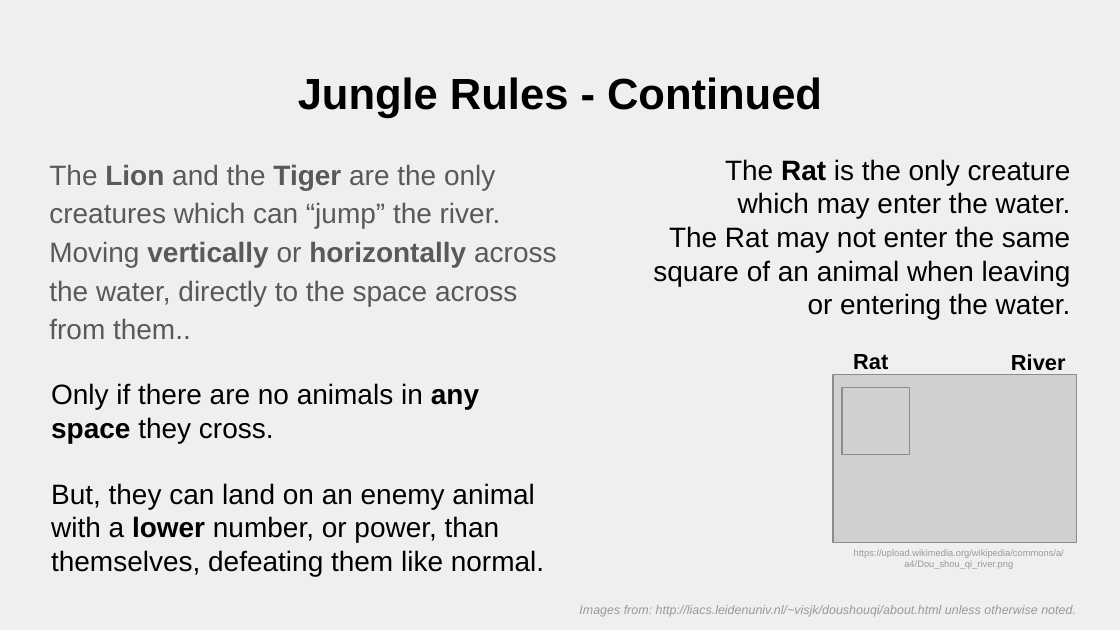
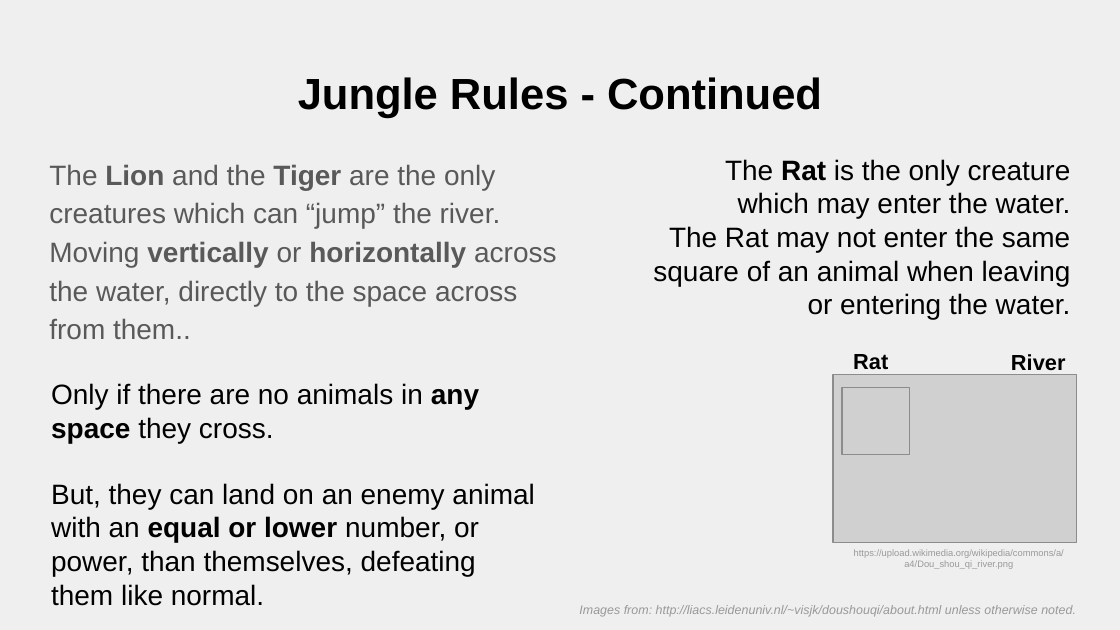
Before and after one commit to amgunden/cs414-f17-301-chessire-coders, a slide deck: slide 5 of P1/Presentation.pptx. Drawn at 1120x630 pixels with LibreOffice and Linux fonts; fonts in the diff are those of the drawing; grey boxes stand for pictures. Boxes give left, top, right and bottom in pixels: in the first picture for what was removed or moved away, otherwise in the second. Text is boxed around its words. In the diff, an @@ line names an element or a change of style, - is before the commit and + after.

Commit message:
Updated rules section

```diff
--- a/P1/Presentation.pptx
+++ b/P1/Presentation.pptx
@@ text at bbox=[51, 483, 534, 606]: text changed @@
-But, they can land on an enemy animal with a lower number, or power, than themselves, defeating them like normal.
+But, they can land on an enemy animal with an equal or lower number, or power, than themselves, defeating them like normal.
```
Also in this commit, not shown: 2 other slides changed.
